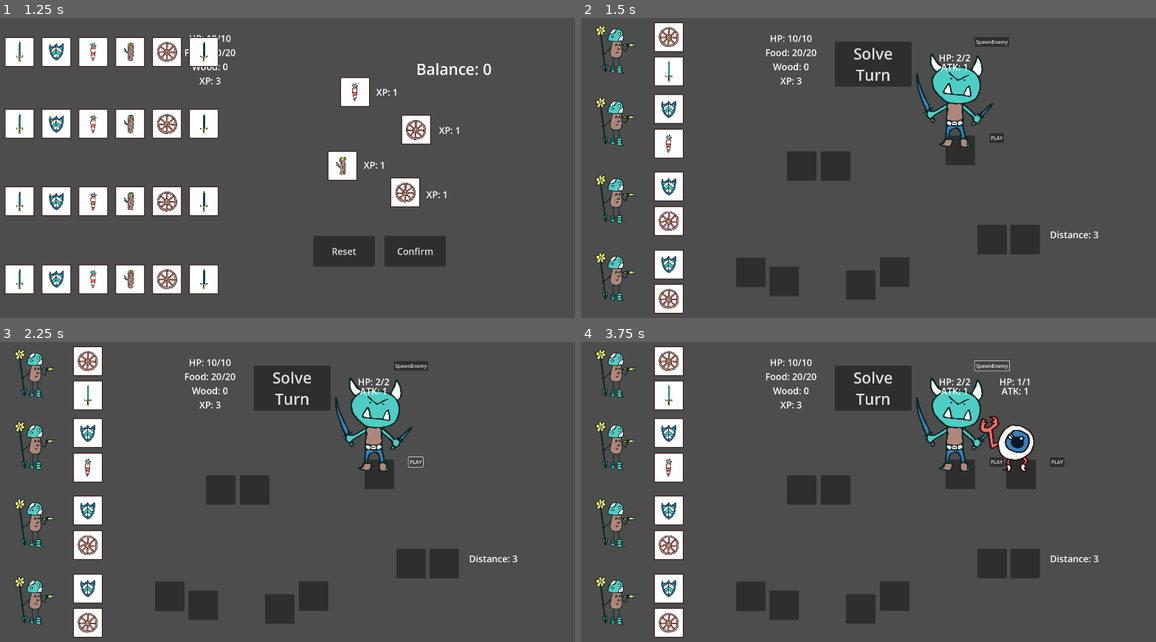
Above: before the commit, frames 1-4 (two rows, left to right).
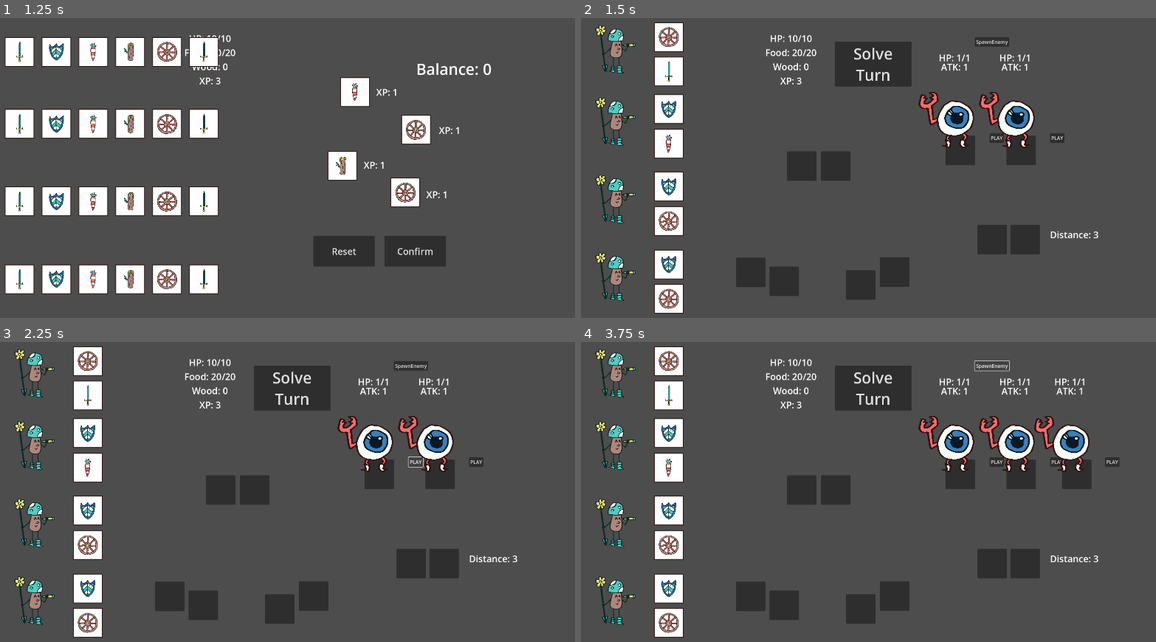
Above: after the commit, the same moments.

Repository: Sugo98/godot-77
Game: Godot game, scene res://game_logic/game_manager.tscn
Two runs of this game, one before a commit and one after it. Both use one fixed random seed, a clock stepped at 60 frames per second and the inputs below.
Inputs:
- Up to frame 1 (1.25 s): click "START GAME" at 0.5 s
- Up to frame 2 (1.5 s): click "Confirm" at 1.25 s
- Up to frame 3 (2.25 s): click "PLAY" at 2 s
- Up to frame 4 (3.75 s): click "PLAY" at 2.75 s; click "SpawnEnemy" at 3.5 s

Frame 1 is identical in both runs. In frame 2, 3.5% of the frame differs, in the area x 58-85%, y 11-50%; in frame 3, 3.5%; in frame 4, 3.5%, in the area x 58-94%, y 11-50%.

Commit message:
working on resources for start testing

Diff:
--- a/resources/dice_faces/alembic.tres
+++ b/resources/dice_faces/alembic.tres
@@ -1,22 +1,22 @@
-[gd_resource type="Resource" script_class="FaceData" load_steps=3 format=3 uid="uid://ccg8o7bml3mqp"]
+[gd_resource type="Resource" script_class="FaceData" load_steps=3 format=3 uid="uid://bglgiofndcjvy"]
 
 [ext_resource type="Script" path="res://resources/dice_faces/face_data.gd" id="1_o8wsh"]
-[ext_resource type="Texture2D" uid="uid://di4dif5mvbeol" path="res://assets/dice_faces/dado spada1.png" id="2_5hk7g"]
+[ext_resource type="Texture2D" uid="uid://bfj4kh0ge21bj" path="res://assets/dice_faces/dado alambicco.png" id="2_o2ukh"]
 
 [resource]
 script = ExtResource("1_o8wsh")
-name = "Sword 1"
-description = "Deals 1 damage"
-texture = ExtResource("2_5hk7g")
+name = "Alembic 1"
+description = ""
+texture = ExtResource("2_o2ukh")
 character_class = 0
 xp_cost = 1
-sword = 1
+sword = 0
 shield = 0
 food = 0
 wood = 0
 wheel = 0
 fire_ball = 0
-smoke = 0
+smoke = 1
 jolly = 0
 spikes = 0
 stun = false
--- a/resources/enemies/bat.tres
+++ b/resources/enemies/bat.tres
@@ -9,7 +9,7 @@
 texture = ExtResource("2_b1fjg")
 size = 0
 max_hp = 1
-attack = 0
+attack = 1
 xp_value = 1
 steal_food = 1
 steal_wood = 0
--- /dev/null
+++ b/resources/enemies/dbm1.tres
@@ -0,0 +1,16 @@
+[gd_resource type="Resource" script_class="EnemyData" load_steps=3 format=3 uid="uid://b8w5ojo0122h5"]
+
+[ext_resource type="Script" path="res://resources/enemies/enemies_data.gd" id="1_87tsp"]
+[ext_resource type="Texture2D" uid="uid://rx4h47vjjt1" path="res://assets/enemies/bandit.png" id="2_k8n7w"]
+
+[resource]
+script = ExtResource("1_87tsp")
+name = "Bandit"
+texture = ExtResource("2_k8n7w")
+size = 0
+max_hp = 4
+attack = 2
+xp_value = 4
+steal_food = 1
+steal_wood = 1
+shield = 0
--- /dev/null
+++ b/resources/enemies/dbm2.tres
@@ -0,0 +1,16 @@
+[gd_resource type="Resource" script_class="EnemyData" load_steps=3 format=3 uid="uid://vy04pu6vbjto"]
+
+[ext_resource type="Script" path="res://resources/enemies/enemies_data.gd" id="1_rel8b"]
+[ext_resource type="Texture2D" uid="uid://etug87vk7flg" path="res://assets/enemies/sandman.png" id="2_wmhsw"]
+
+[resource]
+script = ExtResource("1_rel8b")
+name = "Bandit"
+texture = ExtResource("2_wmhsw")
+size = 0
+max_hp = 6
+attack = 3
+xp_value = 4
+steal_food = 0
+steal_wood = 0
+shield = 0
--- /dev/null
+++ b/resources/enemies/dragon.tres
@@ -0,0 +1,16 @@
+[gd_resource type="Resource" script_class="EnemyData" load_steps=3 format=3 uid="uid://drxka0jtjtgqw"]
+
+[ext_resource type="Script" path="res://resources/enemies/enemies_data.gd" id="1_uqarl"]
+[ext_resource type="Texture2D" uid="uid://dfv3fmp08kwi3" path="res://assets/enemies/dragon.png" id="2_k6mmw"]
+
+[resource]
+script = ExtResource("1_uqarl")
+name = "Orchetto"
+texture = ExtResource("2_k6mmw")
+size = 2
+max_hp = 18
+attack = 4
+xp_value = 42
+steal_food = 0
+steal_wood = 0
+shield = 1
--- /dev/null
+++ b/resources/enemies/gigacastoro.tres
@@ -0,0 +1,16 @@
+[gd_resource type="Resource" script_class="EnemyData" load_steps=3 format=3 uid="uid://c4er4h6rh0vk"]
+
+[ext_resource type="Script" path="res://resources/enemies/enemies_data.gd" id="1_ykowt"]
+[ext_resource type="Texture2D" uid="uid://cp6xoedgsw6up" path="res://assets/enemies/beaver.png" id="2_hwl6k"]
+
+[resource]
+script = ExtResource("1_ykowt")
+name = "Castoro"
+texture = ExtResource("2_hwl6k")
+size = 0
+max_hp = 4
+attack = 2
+xp_value = 3
+steal_food = 0
+steal_wood = 1
+shield = 0
--- a/resources/enemies/orchetto.tres
+++ b/resources/enemies/orchetto.tres
@@ -9,8 +9,8 @@
 texture = ExtResource("2_y5eb6")
 size = 0
 max_hp = 2
-attack = 1
-xp_value = 1
+attack = 3
+xp_value = 2
 steal_food = 0
 steal_wood = 0
 shield = 0
--- /dev/null
+++ b/resources/enemies/pbm1.tres
@@ -0,0 +1,16 @@
+[gd_resource type="Resource" script_class="EnemyData" load_steps=3 format=3 uid="uid://dvgh36dfckm3n"]
+
+[ext_resource type="Script" path="res://resources/enemies/enemies_data.gd" id="1_eu56b"]
+[ext_resource type="Texture2D" uid="uid://carugwdj4af1a" path="res://assets/enemies/skeleton.png" id="2_4rfim"]
+
+[resource]
+script = ExtResource("1_eu56b")
+name = "Skeleton"
+texture = ExtResource("2_4rfim")
+size = 0
+max_hp = 2
+attack = 1
+xp_value = 1
+steal_food = 0
+steal_wood = 0
+shield = 0
--- /dev/null
+++ b/resources/enemies/pbm2-1.tres
@@ -0,0 +1,16 @@
+[gd_resource type="Resource" script_class="EnemyData" load_steps=3 format=3 uid="uid://dylhd37l11lma"]
+
+[ext_resource type="Script" path="res://resources/enemies/enemies_data.gd" id="1_06a2b"]
+[ext_resource type="Texture2D" uid="uid://carugwdj4af1a" path="res://assets/enemies/skeleton.png" id="2_k80i5"]
+
+[resource]
+script = ExtResource("1_06a2b")
+name = "Skeleton"
+texture = ExtResource("2_k80i5")
+size = 0
+max_hp = 2
+attack = 1
+xp_value = 1
+steal_food = 0
+steal_wood = 0
+shield = 0
--- /dev/null
+++ b/resources/enemies/pbm2-2.tres
@@ -0,0 +1,16 @@
+[gd_resource type="Resource" script_class="EnemyData" load_steps=3 format=3 uid="uid://p4lax3an5o0y"]
+
+[ext_resource type="Script" path="res://resources/enemies/enemies_data.gd" id="1_gm1yk"]
+[ext_resource type="Texture2D" uid="uid://bub3efkghcb71" path="res://assets/enemies/skeleton2.png" id="2_1rs58"]
+
+[resource]
+script = ExtResource("1_gm1yk")
+name = "Skeleton"
+texture = ExtResource("2_1rs58")
+size = 0
+max_hp = 3
+attack = 3
+xp_value = 3
+steal_food = 0
+steal_wood = 0
+shield = 0
--- a/resources/enemies/sbm1.tres
+++ b/resources/enemies/sbm1.tres
@@ -1,11 +1,11 @@
-[gd_resource type="Resource" script_class="EnemyData" load_steps=3 format=3 uid="uid://bt21w6jxqt1xb"]
+[gd_resource type="Resource" script_class="EnemyData" load_steps=3 format=3 uid="uid://di25an6yjvkqu"]
 
 [ext_resource type="Script" path="res://resources/enemies/enemies_data.gd" id="1_78o4k"]
 [ext_resource type="Texture2D" uid="uid://cv75ws2fptia3" path="res://assets/enemies/swamp tree.png" id="2_7tpu2"]
 
 [resource]
 script = ExtResource("1_78o4k")
-name = "Demonoculus"
+name = "Tree"
 texture = ExtResource("2_7tpu2")
 size = 0
 max_hp = 4
--- a/resources/enemies/sbm2.tres
+++ /dev/null
@@ -1,16 +0,0 @@
-[gd_resource type="Resource" script_class="EnemyData" load_steps=3 format=3 uid="uid://dvgh36dfckm3n"]
-
-[ext_resource type="Script" path="res://resources/enemies/enemies_data.gd" id="1_pukdg"]
-[ext_resource type="Texture2D" uid="uid://carugwdj4af1a" path="res://assets/enemies/skeleton.png" id="2_kwxmv"]
-
-[resource]
-script = ExtResource("1_pukdg")
-name = "Skeleton"
-texture = ExtResource("2_kwxmv")
-size = 0
-max_hp = 3
-attack = 3
-xp_value = 2
-steal_food = 0
-steal_wood = 0
-shield = 0
--- a/resources/enemies/troll.tres
+++ b/resources/enemies/troll.tres
@@ -8,9 +8,9 @@
 name = "Troll"
 texture = ExtResource("2_is20y")
 size = 1
-max_hp = 7
+max_hp = 10
 attack = 3
-xp_value = 5
+xp_value = 7
 steal_food = 0
 steal_wood = 0
 shield = 0
--- a/resources/enemies/wolf.tres
+++ b/resources/enemies/wolf.tres
@@ -8,9 +8,9 @@
 name = "Wolf"
 texture = ExtResource("2_m1w2t")
 size = 0
-max_hp = 2
+max_hp = 1
 attack = 2
-xp_value = 2
+xp_value = 1
 steal_food = 0
 steal_wood = 0
 shield = 0
--- /dev/null
+++ b/resources/levels/desert.tres
@@ -0,0 +1,30 @@
+[gd_resource type="Resource" script_class="LevelData" load_steps=6 format=3 uid="uid://buq0vkbg12j3d"]
+
+[ext_resource type="Script" path="res://resources/enemies/enemies_data.gd" id="1_nyan5"]
+[ext_resource type="Resource" path="res://resources/enemies/demonoculus.tres" id="2_sh6x1"]
+[ext_resource type="Resource" uid="uid://brcausig1ijvi" path="res://resources/enemies/orchetto.tres" id="3_xu4un"]
+[ext_resource type="Script" path="res://resources/levels/level_data.gd" id="4_x8qa4"]
+[ext_resource type="AudioStream" uid="uid://boppptxo32qo2" path="res://assets/music/Town_-_Enchanted_Village.ogg" id="5_527c2"]
+
+[resource]
+script = ExtResource("4_x8qa4")
+name = "Plain 1"
+description = ""
+length_of_the_road = 3
+boss_level = false
+enemy = Array[ExtResource("1_nyan5")]([ExtResource("2_sh6x1"), ExtResource("3_xu4un")])
+enemy_probability = Array[int]([5, 5])
+initial_enemy = Array[ExtResource("1_nyan5")]([ExtResource("3_xu4un")])
+base_danger = 10
+random_danger = 0
+danger_threshold = 20
+danger_shrink = 1
+road_slots = 2
+food_slots = 2
+wood_slots = 2
+mod_wood = 0
+mod_food = 0
+road_obstacle = 0
+broken_bridge = false
+dragon_level = false
+soundtrack = ExtResource("5_527c2")
--- a/resources/levels/forest.tres
+++ b/resources/levels/forest.tres
@@ -3,8 +3,8 @@
 [ext_resource type="Script" path="res://resources/enemies/enemies_data.gd" id="1_0onpo"]
 [ext_resource type="Script" path="res://resources/levels/level_data.gd" id="1_rqwrv"]
 [ext_resource type="Resource" uid="uid://delt0qchgjv4n" path="res://resources/enemies/wolf.tres" id="2_abe1t"]
-[ext_resource type="Resource" uid="uid://djp26ovl0jjf7" path="res://resources/enemies/bat.tres" id="3_vatw8"]
-[ext_resource type="Resource" uid="uid://cym70r58r53w" path="res://resources/enemies/orchetto.tres" id="4_f5s26"]
+[ext_resource type="Resource" uid="uid://dvgh36dfckm3n" path="res://resources/enemies/pbm1.tres" id="2_gpb6o"]
+[ext_resource type="Resource" uid="uid://dk8nkp1gblgwu" path="res://resources/enemies/bat.tres" id="3_vatw8"]
 
 [resource]
 script = ExtResource("1_rqwrv")
@@ -12,13 +12,13 @@
 description = "You enter a shady wood..."
 length_of_the_road = 4
 boss_level = false
-enemy = Array[ExtResource("1_0onpo")]([ExtResource("2_abe1t"), ExtResource("3_vatw8"), ExtResource("4_f5s26")])
-enemy_probability = Array[int]([3, 3, 3])
-initial_enemy = Array[ExtResource("1_0onpo")]([ExtResource("2_abe1t")])
+enemy = Array[ExtResource("1_0onpo")]([ExtResource("2_gpb6o"), ExtResource("2_abe1t"), ExtResource("3_vatw8")])
+enemy_probability = Array[int]([2, 5, 3])
+initial_enemy = Array[ExtResource("1_0onpo")]([ExtResource("3_vatw8"), ExtResource("3_vatw8"), ExtResource("3_vatw8"), ExtResource("3_vatw8")])
 base_danger = 10
-random_danger = 0
-danger_threshold = 20
-danger_shrink = 1
+random_danger = 10
+danger_threshold = 32
+danger_shrink = 2
 road_slots = 1
 food_slots = 1
 wood_slots = 1
--- /dev/null
+++ b/resources/levels/mountain.tres
@@ -0,0 +1,30 @@
+[gd_resource type="Resource" script_class="LevelData" load_steps=6 format=3 uid="uid://c5psbamdgasq7"]
+
+[ext_resource type="Script" path="res://resources/enemies/enemies_data.gd" id="1_5jvxm"]
+[ext_resource type="Resource" path="res://resources/enemies/demonoculus.tres" id="2_o84n0"]
+[ext_resource type="Resource" uid="uid://brcausig1ijvi" path="res://resources/enemies/orchetto.tres" id="3_t0xxy"]
+[ext_resource type="Script" path="res://resources/levels/level_data.gd" id="4_uiqia"]
+[ext_resource type="AudioStream" uid="uid://boppptxo32qo2" path="res://assets/music/Town_-_Enchanted_Village.ogg" id="5_cbdn5"]
+
+[resource]
+script = ExtResource("4_uiqia")
+name = "Plain 1"
+description = ""
+length_of_the_road = 3
+boss_level = false
+enemy = Array[ExtResource("1_5jvxm")]([ExtResource("2_o84n0"), ExtResource("3_t0xxy")])
+enemy_probability = Array[int]([5, 5])
+initial_enemy = Array[ExtResource("1_5jvxm")]([ExtResource("3_t0xxy")])
+base_danger = 10
+random_danger = 0
+danger_threshold = 20
+danger_shrink = 1
+road_slots = 2
+food_slots = 2
+wood_slots = 2
+mod_wood = 0
+mod_food = 0
+road_obstacle = 0
+broken_bridge = false
+dragon_level = false
+soundtrack = ExtResource("5_cbdn5")
--- a/resources/levels/plain1.tres
+++ b/resources/levels/plain1.tres
@@ -1,8 +1,8 @@
 [gd_resource type="Resource" script_class="LevelData" load_steps=6 format=3 uid="uid://g46vae27pvqv"]
 
 [ext_resource type="Script" path="res://resources/enemies/enemies_data.gd" id="1_8wblf"]
-[ext_resource type="Resource" uid="uid://b445cj5f1iino" path="res://resources/enemies/demonoculus.tres" id="2_on5ee"]
-[ext_resource type="Resource" uid="uid://cym70r58r53w" path="res://resources/enemies/orchetto.tres" id="3_eouep"]
+[ext_resource type="Resource" path="res://resources/enemies/demonoculus.tres" id="2_on5ee"]
+[ext_resource type="Resource" uid="uid://dvgh36dfckm3n" path="res://resources/enemies/pbm1.tres" id="3_kbwjx"]
 [ext_resource type="Script" path="res://resources/levels/level_data.gd" id="4_vjvg1"]
 [ext_resource type="AudioStream" uid="uid://boppptxo32qo2" path="res://assets/music/Town_-_Enchanted_Village.ogg" id="5_n27o5"]
 
@@ -12,13 +12,13 @@
 description = ""
 length_of_the_road = 3
 boss_level = false
-enemy = Array[ExtResource("1_8wblf")]([ExtResource("2_on5ee"), ExtResource("3_eouep")])
-enemy_probability = Array[int]([5, 5])
-initial_enemy = Array[ExtResource("1_8wblf")]([ExtResource("3_eouep")])
+enemy = Array[ExtResource("1_8wblf")]([ExtResource("2_on5ee"), ExtResource("3_kbwjx")])
+enemy_probability = Array[int]([6, 4])
+initial_enemy = Array[ExtResource("1_8wblf")]([ExtResource("2_on5ee"), ExtResource("2_on5ee")])
 base_danger = 10
-random_danger = 0
-danger_threshold = 20
-danger_shrink = 1
+random_danger = 10
+danger_threshold = 45
+danger_shrink = 5
 road_slots = 2
 food_slots = 2
 wood_slots = 2
--- /dev/null
+++ b/resources/levels/plain2.tres
@@ -0,0 +1,30 @@
+[gd_resource type="Resource" script_class="LevelData" load_steps=6 format=3 uid="uid://dgqhdu4oculn5"]
+
+[ext_resource type="Script" path="res://resources/enemies/enemies_data.gd" id="1_635f0"]
+[ext_resource type="Resource" path="res://resources/enemies/demonoculus.tres" id="2_4h88j"]
+[ext_resource type="Resource" uid="uid://brcausig1ijvi" path="res://resources/enemies/orchetto.tres" id="3_srgjk"]
+[ext_resource type="Script" path="res://resources/levels/level_data.gd" id="4_lt8xo"]
+[ext_resource type="AudioStream" uid="uid://boppptxo32qo2" path="res://assets/music/Town_-_Enchanted_Village.ogg" id="5_gglsb"]
+
+[resource]
+script = ExtResource("4_lt8xo")
+name = "Plain 1"
+description = ""
+length_of_the_road = 3
+boss_level = false
+enemy = Array[ExtResource("1_635f0")]([ExtResource("2_4h88j"), ExtResource("3_srgjk")])
+enemy_probability = Array[int]([5, 5])
+initial_enemy = Array[ExtResource("1_635f0")]([ExtResource("3_srgjk")])
+base_danger = 10
+random_danger = 0
+danger_threshold = 20
+danger_shrink = 1
+road_slots = 2
+food_slots = 2
+wood_slots = 2
+mod_wood = 0
+mod_food = 0
+road_obstacle = 0
+broken_bridge = false
+dragon_level = false
+soundtrack = ExtResource("5_gglsb")
--- /dev/null
+++ b/resources/levels/plain3.tres
@@ -0,0 +1,30 @@
+[gd_resource type="Resource" script_class="LevelData" load_steps=6 format=3 uid="uid://dpnw1nmfj80fk"]
+
+[ext_resource type="Script" path="res://resources/enemies/enemies_data.gd" id="1_j1vhv"]
+[ext_resource type="Resource" path="res://resources/enemies/demonoculus.tres" id="2_iv7fg"]
+[ext_resource type="Resource" uid="uid://brcausig1ijvi" path="res://resources/enemies/orchetto.tres" id="3_wpet2"]
+[ext_resource type="Script" path="res://resources/levels/level_data.gd" id="4_umx4s"]
+[ext_resource type="AudioStream" uid="uid://boppptxo32qo2" path="res://assets/music/Town_-_Enchanted_Village.ogg" id="5_emswa"]
+
+[resource]
+script = ExtResource("4_umx4s")
+name = "Plain 1"
+description = ""
+length_of_the_road = 3
+boss_level = false
+enemy = Array[ExtResource("1_j1vhv")]([ExtResource("2_iv7fg"), ExtResource("3_wpet2")])
+enemy_probability = Array[int]([5, 5])
+initial_enemy = Array[ExtResource("1_j1vhv")]([ExtResource("3_wpet2")])
+base_danger = 10
+random_danger = 0
+danger_threshold = 20
+danger_shrink = 1
+road_slots = 2
+food_slots = 2
+wood_slots = 2
+mod_wood = 0
+mod_food = 0
+road_obstacle = 0
+broken_bridge = false
+dragon_level = false
+soundtrack = ExtResource("5_emswa")
--- a/resources/levels/swamp.tres
+++ b/resources/levels/swamp.tres
@@ -1,8 +1,8 @@
 [gd_resource type="Resource" script_class="LevelData" load_steps=5 format=3 uid="uid://bd71cnmmq5sw2"]
 
 [ext_resource type="Script" path="res://resources/enemies/enemies_data.gd" id="1_w1voo"]
-[ext_resource type="Resource" uid="uid://dvgh36dfckm3n" path="res://resources/enemies/sbm2.tres" id="2_b5hwk"]
-[ext_resource type="Resource" uid="uid://bt21w6jxqt1xb" path="res://resources/enemies/sbm1.tres" id="2_bdae0"]
+[ext_resource type="Resource" uid="uid://di25an6yjvkqu" path="res://resources/enemies/sbm1.tres" id="2_bdae0"]
+[ext_resource type="Resource" uid="uid://dvgh36dfckm3n" path="res://resources/enemies/pbm1.tres" id="3_3sjg1"]
 [ext_resource type="Script" path="res://resources/levels/level_data.gd" id="3_tmbrf"]
 
 [resource]
@@ -11,18 +11,18 @@
 description = "A dark swamp appears before you"
 length_of_the_road = 4
 boss_level = false
-enemy = Array[ExtResource("1_w1voo")]([ExtResource("2_bdae0"), ExtResource("2_b5hwk")])
+enemy = Array[ExtResource("1_w1voo")]([ExtResource("2_bdae0"), ExtResource("3_3sjg1")])
 enemy_probability = Array[int]([5, 5])
 initial_enemy = Array[ExtResource("1_w1voo")]([ExtResource("2_bdae0")])
 base_danger = 10
-random_danger = 0
-danger_threshold = 20
+random_danger = 10
+danger_threshold = 50
 danger_shrink = 1
 road_slots = 2
 food_slots = 2
 wood_slots = 2
 mod_wood = 0
-mod_food = 0
+mod_food = 1
 road_obstacle = 1
 broken_bridge = false
 dragon_level = false
--- /dev/null
+++ b/resources/merchant/merchant_3.tres
@@ -0,0 +1,16 @@
+[gd_resource type="Resource" script_class="MerchantData" load_steps=8 format=3 uid="uid://dnk3v72rl022a"]
+
+[ext_resource type="Script" path="res://resources/dice_faces/face_data.gd" id="1_o2ryf"]
+[ext_resource type="Resource" path="res://resources/dice_faces/alembic.tres" id="2_hc6kh"]
+[ext_resource type="Resource" path="res://resources/dice_faces/animal_companion.tres" id="3_i40f7"]
+[ext_resource type="Resource" uid="uid://die51sm74wnvd" path="res://resources/dice_faces/fireball.tres" id="4_xd5yh"]
+[ext_resource type="Resource" path="res://resources/dice_faces/sword2.tres" id="5_g8sdf"]
+[ext_resource type="Resource" path="res://resources/dice_faces/sword_shield.tres" id="6_47qan"]
+[ext_resource type="Script" path="res://resources/merchant/merchant_data.gd" id="7_46o4l"]
+
+[resource]
+script = ExtResource("7_46o4l")
+name = "Lvl 2 Merchant"
+description = ""
+face = Array[ExtResource("1_o2ryf")]([ExtResource("2_hc6kh"), ExtResource("3_i40f7"), ExtResource("4_xd5yh"), ExtResource("5_g8sdf"), ExtResource("6_47qan")])
+face_probability = Array[int]([2, 2, 2, 2, 2])
Binary file added: assets/enemies/Magic_Armour.png
Not shown, added: assets/enemies/Magic_Armour.png.import
Binary file added: assets/enemies/bandit.png
Not shown, added: assets/enemies/bandit.png.import
Not shown, added: assets/enemies/dragon.png.import
Binary file added: assets/enemies/sandman.png
Not shown, added: assets/enemies/sandman.png.import
Binary file added: assets/enemies/skeleton2.png
Not shown, added: assets/enemies/skeleton2.png.import
Not shown: 1 places in resources/enemies/bat.tres that only renumber resources
Not shown: 1 places in resources/enemies/orchetto.tres that only renumber resources
Not shown: 1 places in resources/merchant/merchant_2.tres that only renumber resources
